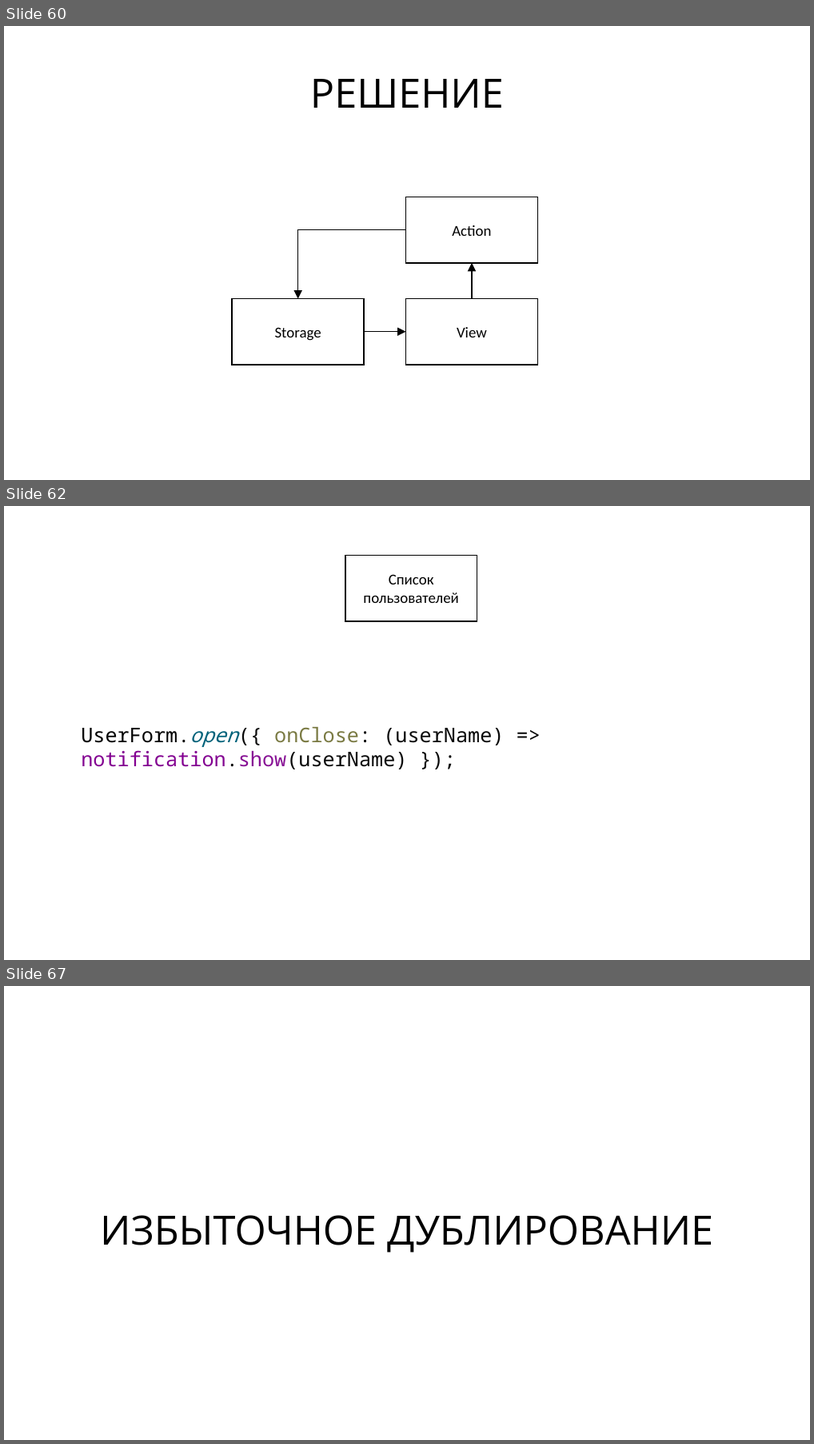
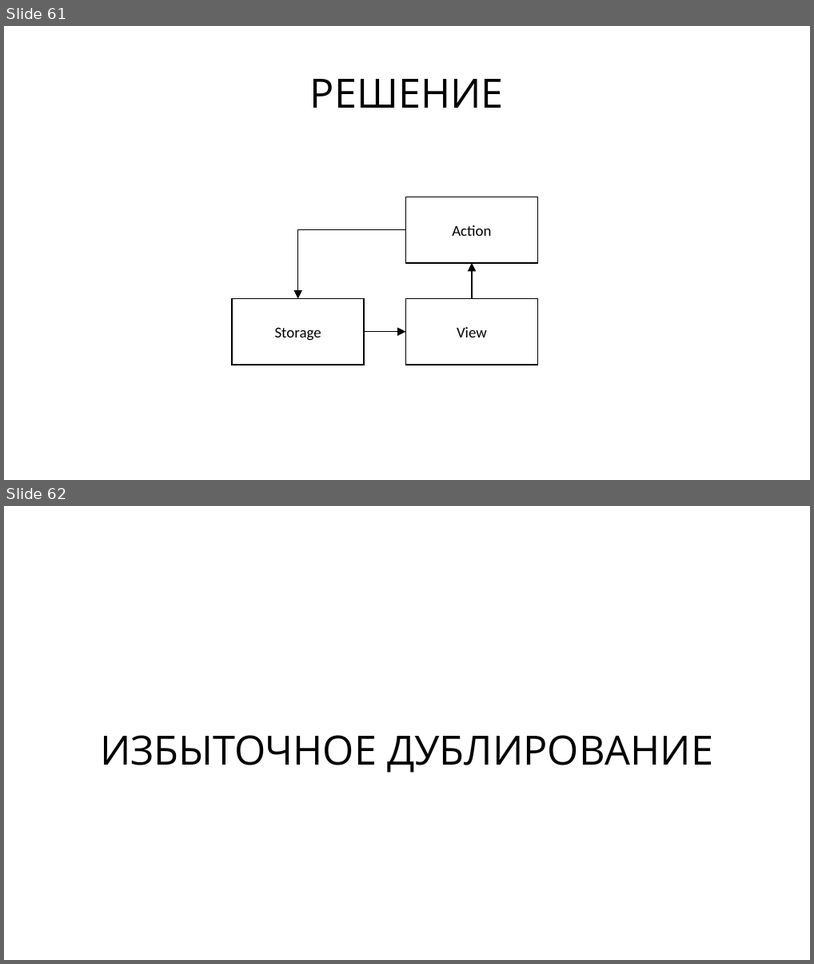
Before and after one commit to rkhaimov/brain-gym, a slide deck: Презентация.pptx. Shown one above the other, each under a label of ours: slides 60, 62 and 67 before the commit, slides 61 and 62 after it; the slides between them are not shown. The pictures are 814x1444 and 814x964 pixels, drawn with LibreOffice and Linux fonts; fonts in the diff are those of the drawing; background and template pictures are left out. Boxes give left, top, right and bottom in pixels: in the first picture for what was removed or moved away, otherwise in the second. Text is boxed around its words. In the diff, an @@ line names an element or a change of style, - is before the commit and + after.

```diff
--- a/Презентация.pptx
+++ b/Презентация.pptx
@@ slide 62 removed at (x1=4, y1=506, x2=810, y2=960), background #FFFFFF @@
@@ rectangle removed at (x1=346, y1=555, x2=478, y2=621) @@
-Список пользователей
@@ text removed at (x1=81, y1=727, x2=504, y2=769) @@
-UserForm.open({ onClose: (userName) => notification.show(userName) });
@@ what was slide 60 is now slide 61 @@
@@ what was slide 67 is now slide 62 @@
```
Also in this commit, not shown: 2 slides added, 5 other slides removed.
